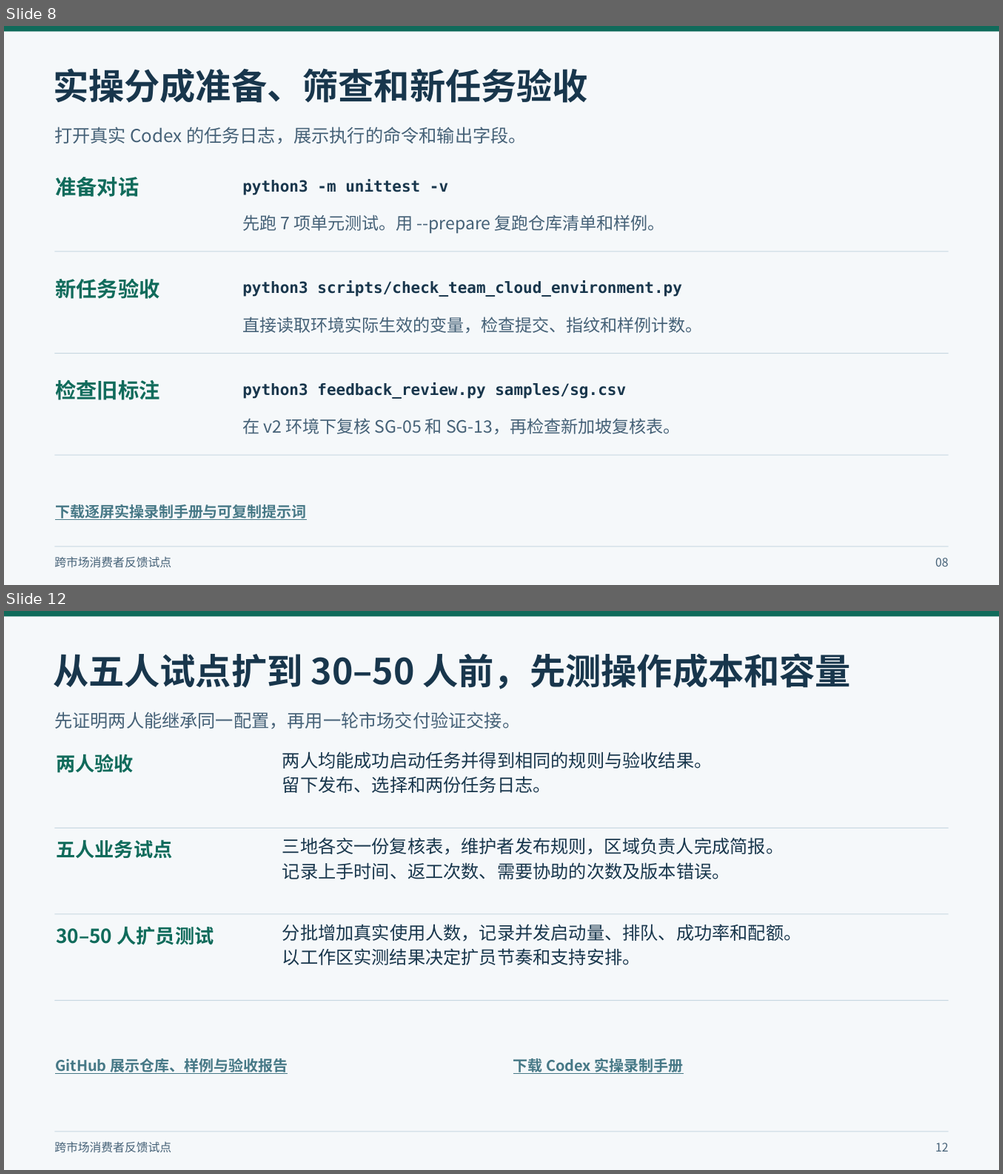
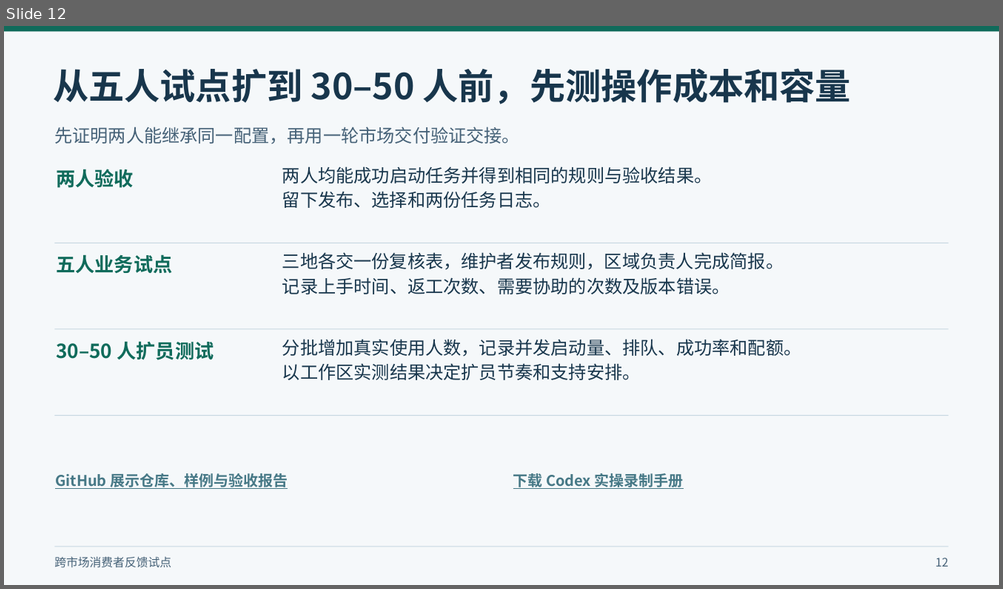
Before and after one commit to peterljlj/market-feedback-cloud-demo, a slide deck: docs/demo/enterprise-cloud-collaboration.pptx. Shown one above the other, each under a label of ours: slides 8 and 12 before the commit, slide 12 after it; the slides between them are not shown. The pictures are 1003x1174 and 1003x589 pixels, drawn with LibreOffice and Linux fonts; fonts in the diff are those of the drawing. Boxes give left, top, right and bottom in pixels: in the first picture for what was removed or moved away, otherwise in the second. Text is boxed around its words. In the diff, an @@ line names an element or a change of style, - is before the commit and + after.

Commit message:
Focus the Codex showcase on environment configuration and handoffs

```diff
--- a/docs/demo/enterprise-cloud-collaboration.pptx
+++ b/docs/demo/enterprise-cloud-collaboration.pptx
@@ slide 8 removed at (x1=4, y1=26, x2=999, y2=585), background #FFFFFF @@
@@ rectangle removed at (x1=4, y1=26, x2=999, y2=585) @@
@@ rectangle removed at (x1=4, y1=26, x2=999, y2=31) @@
@@ text removed at (x1=53, y1=68, x2=588, y2=103) @@
-实操分成准备、筛查和新任务验收
@@ text removed at (x1=54, y1=127, x2=526, y2=144) @@
-打开真实 Codex 的任务日志，展示执行的命令和输出字段。
@@ text removed at (x1=55, y1=177, x2=139, y2=197) @@
-准备对话
@@ text removed at (x1=242, y1=179, x2=448, y2=195) @@
-python3 -m unittest -v
@@ text removed at (x1=242, y1=215, x2=665, y2=234) @@
-先跑 7 项单元测试。用 --prepare 复跑仓库清单和样例。
@@ rectangle removed at (x1=55, y1=251, x2=948, y2=252) @@
@@ text removed at (x1=55, y1=278, x2=160, y2=299) @@
-新任务验收
@@ text removed at (x1=242, y1=281, x2=682, y2=297) @@
-python3 scripts/check_team_cloud_environment.py
@@ text removed at (x1=242, y1=317, x2=703, y2=333) @@
-直接读取环境实际生效的变量，检查提交、指纹和样例计数。
@@ rectangle removed at (x1=55, y1=354, x2=948, y2=355) @@
@@ text removed at (x1=55, y1=380, x2=160, y2=400) @@
-检查旧标注
@@ text removed at (x1=242, y1=383, x2=626, y2=399) @@
-python3 feedback_review.py samples/sg.csv
@@ text removed at (x1=242, y1=418, x2=680, y2=434) @@
-在 v2 环境下复核 SG-05 和 SG-13，再检查新加坡复核表。
@@ rectangle removed at (x1=55, y1=455, x2=948, y2=456) @@
@@ text removed at (x1=55, y1=505, x2=307, y2=520) @@
-下载逐屏实操录制手册与可复制提示词
@@ text removed at (x1=54, y1=557, x2=171, y2=568) @@
-跨市场消费者反馈试点
@@ rectangle removed at (x1=55, y1=547, x2=948, y2=548) @@
@@ text removed at (x1=935, y1=558, x2=948, y2=567) @@
-08
```
Also in this commit, not shown: 8 slides changed, 2 slides added, 1 other slide removed, 4 other files.
